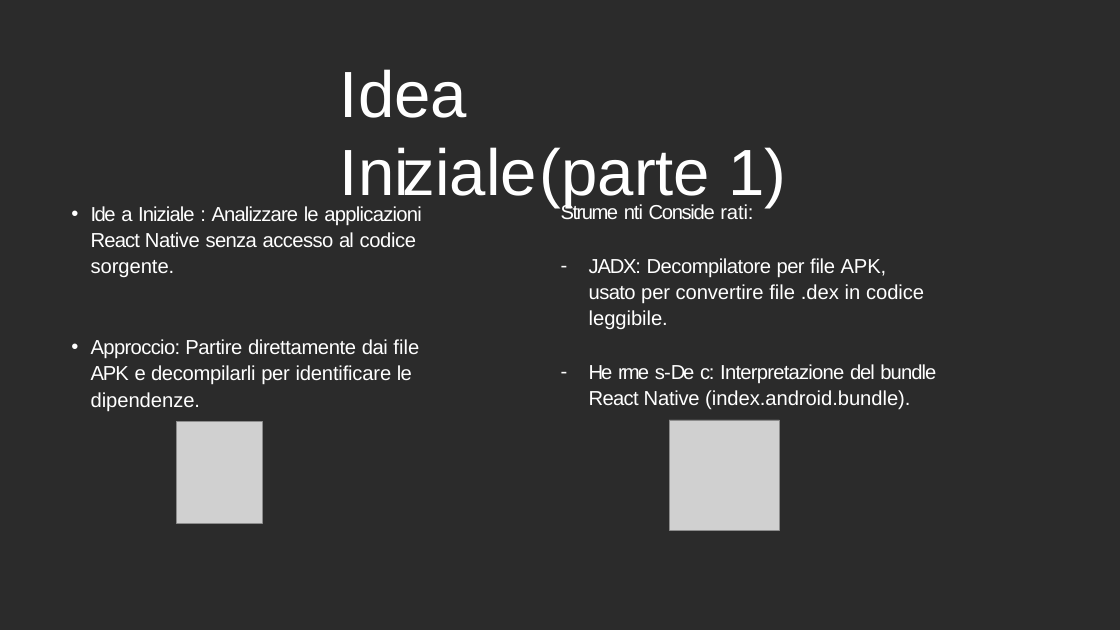
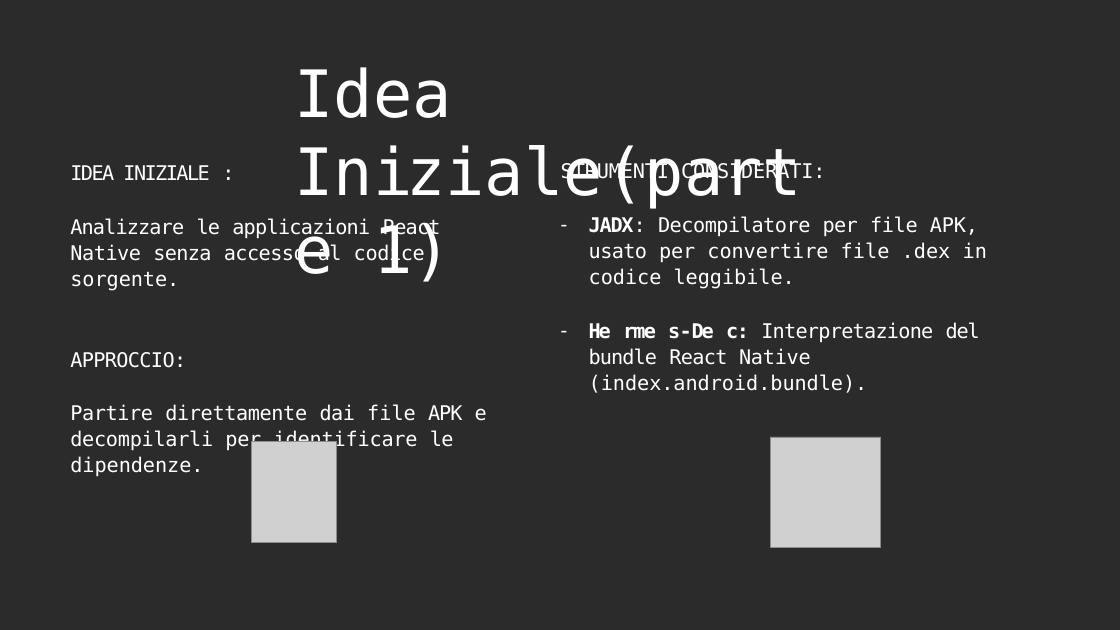
Before and after one commit to securityresearchlab/Cybersecurity-projects-2024, a slide deck: slide 2 of presentazione/PresentazioneSbom_Consegnata.pptx. Drawn at 1120x630 pixels with LibreOffice and Linux fonts; fonts in the diff are those of the drawing; grey boxes stand for pictures; background and template pictures are left out; a plain dark background stands for a picture behind light text. Boxes give left, top, right and bottom in pixels: in the first picture for what was removed or moved away, otherwise in the second. Text is boxed around its words. In the diff, an @@ line names an element or a change of style, - is before the commit and + after.

```diff
--- a/presentazione/PresentazioneSbom_Consegnata.pptx
+++ b/presentazione/PresentazioneSbom_Consegnata.pptx
@@ title "Idea Iniziale(parte 1)": place and size @@
-title "Idea Iniziale(parte 1)" at <box>340,69,786,207</box>
+title "Idea Iniziale(parte 1)" at <box>295,67,803,282</box>
@@ title "Idea Iniziale(parte 1)" at <box>295,67,803,282</box>: font Arial to DejaVu Sans Mono @@
@@ text at <box>70,165,487,477</box>: text changed; font Arial to DejaVu Sans Mono @@
-• Ide a Iniziale : Analizzare le applicazioni React Native senza accesso al codice sorgente.
-• Approccio: Partire direttamente dai file APK e decompilarli per identificare le dipendenze.
+IDEA INIZIALE :
+Analizzare le applicazioni React Native senza accesso al codice sorgente.
+APPROCCIO:
+Partire direttamente dai file APK e decompilarli per identificare le dipendenze.
@@ text "STRUMENTI CONSIDERATI:": place and size @@
-text "STRUMENTI CONSIDERATI:" at <box>561,203,936,409</box>
+text "STRUMENTI CONSIDERATI:" at <box>561,162,987,393</box>
@@ text at <box>561,162,826,184</box>: text changed; font Arial to DejaVu Sans Mono @@
-Strume nti Conside rati:
+STRUMENTI CONSIDERATI:
@@ text at <box>589,216,987,393</box>: font Arial to DejaVu Sans Mono in "JADX: Decompilatore per file APK, usato per ...", "He rme s-De c: Interpretazione del bundle ..."; bold on in "JADX:", "He rme s-De c:" @@
@@ picture: place and size @@
-picture at <box>176,422,262,522</box>
+picture at <box>251,442,337,543</box>
@@ picture: place and size @@
-picture at <box>669,420,780,530</box>
+picture at <box>771,437,881,547</box>
```
Also in this commit, not shown: 13 other slides changed, 1 slide added, 1 other file.
